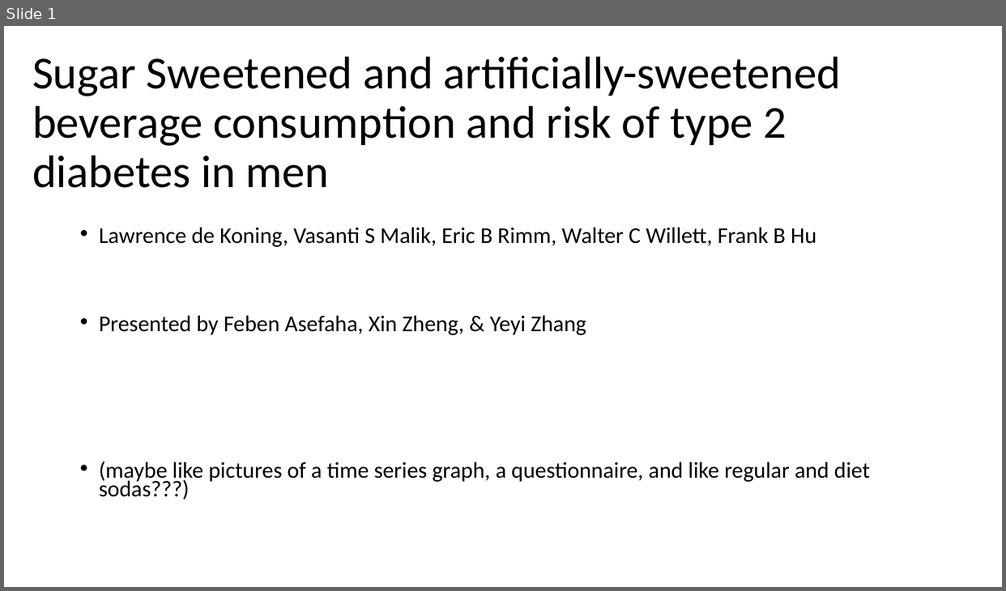
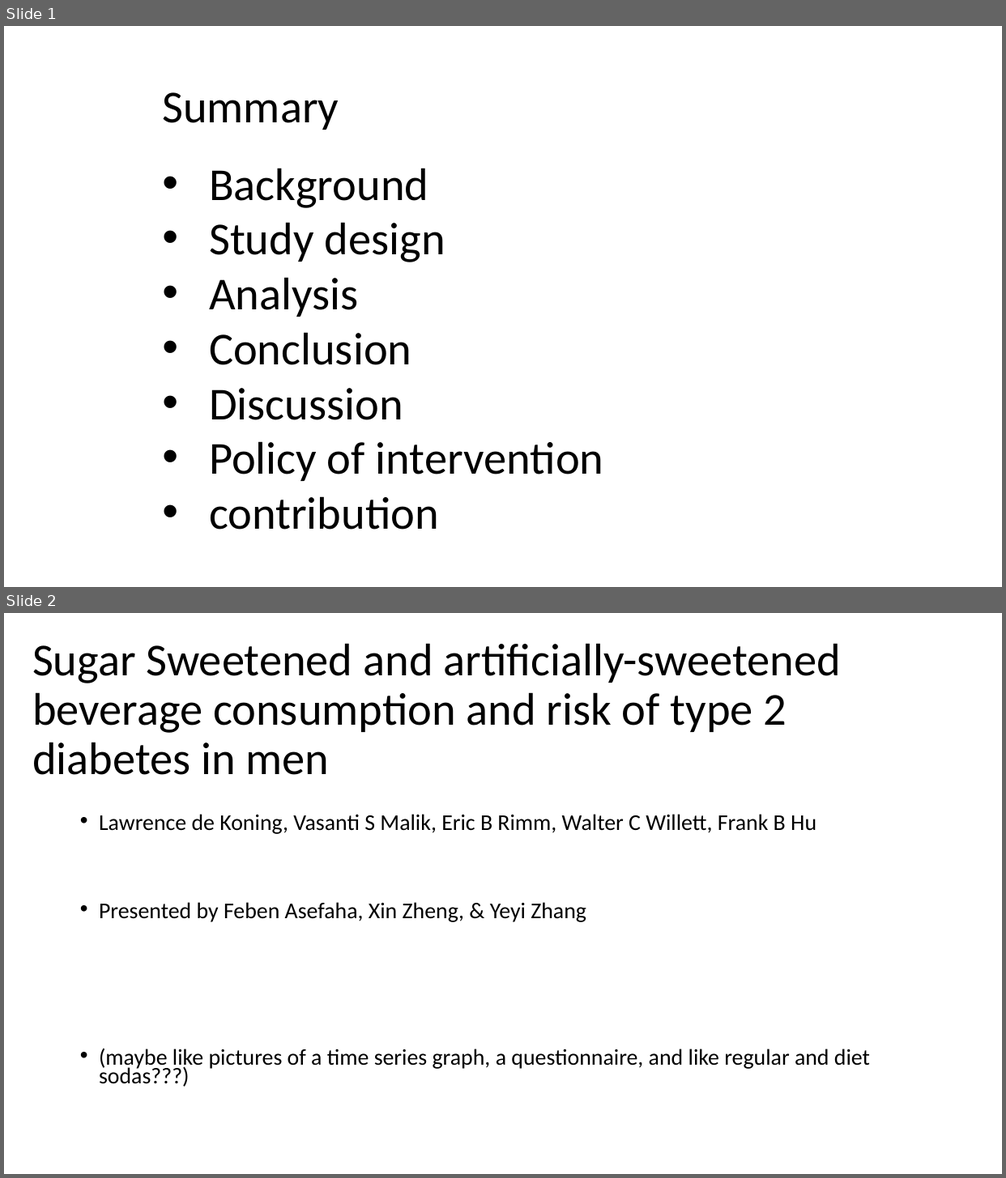
Before and after one commit to fta2112/Epi-Presentation, a slide deck: EpiGroup.pptx. Shown one above the other, each under a label of ours: slide 1 before the commit, slides 1 and 2 after it. The pictures are 1006x591 and 1006x1178 pixels, drawn with LibreOffice and Linux fonts; fonts in the diff are those of the drawing. Boxes give left, top, right and bottom in pixels: in the first picture for what was removed or moved away, otherwise in the second. Text is boxed around its words. In the diff, an @@ line names an element or a change of style, - is before the commit and + after.

```diff
--- a/EpiGroup.pptx
+++ b/EpiGroup.pptx
@@ slide 1 added at [4,26,1002,587], background #FFFFFF @@
@@ text added at [162,92,604,530], 44 pt, text #000000 @@
+Summary
+• Background
+• Study design
+• Analysis
+• Conclusion
+• Discussion
+• Policy of intervention
+• contribution
@@ what was slide 1 is now slide 2 @@
```
Also in this commit, not shown: 5 slides changed, 6 other slides added, 4 slides removed.
